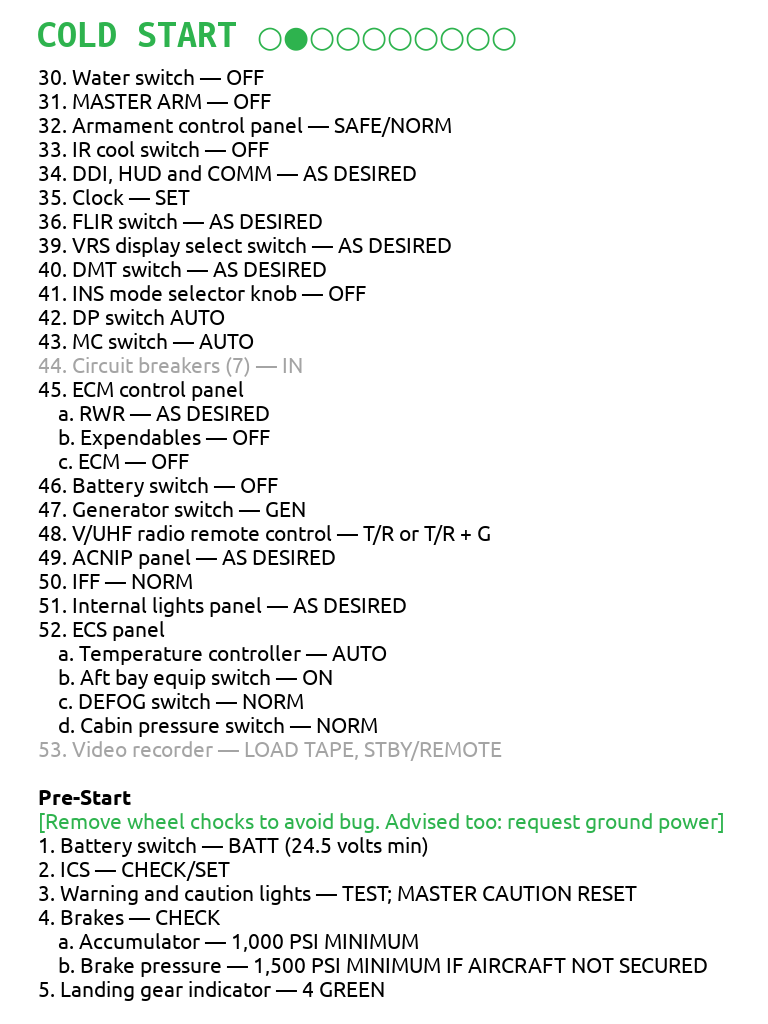
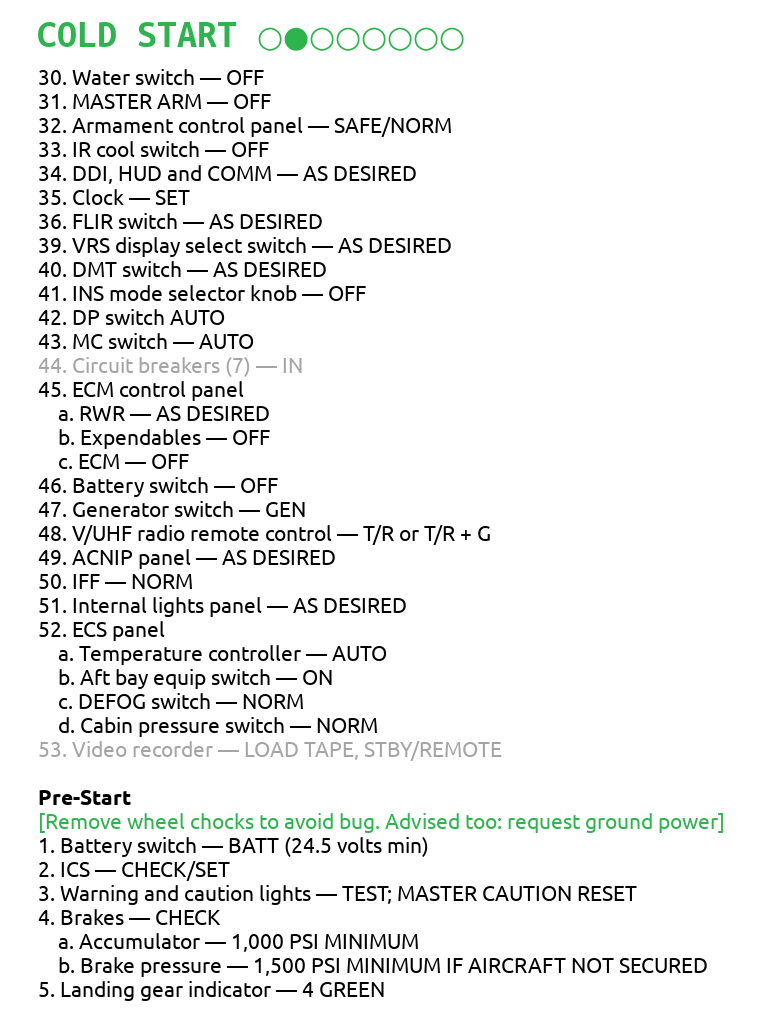
The second 768px x 1024px image is a revision of the first. Changes to its layers:
renamed "COLD START ○●○○○○○○○○" to "COLD START ○●○○○○○○", painted on it over [466, 27, 516, 51]
